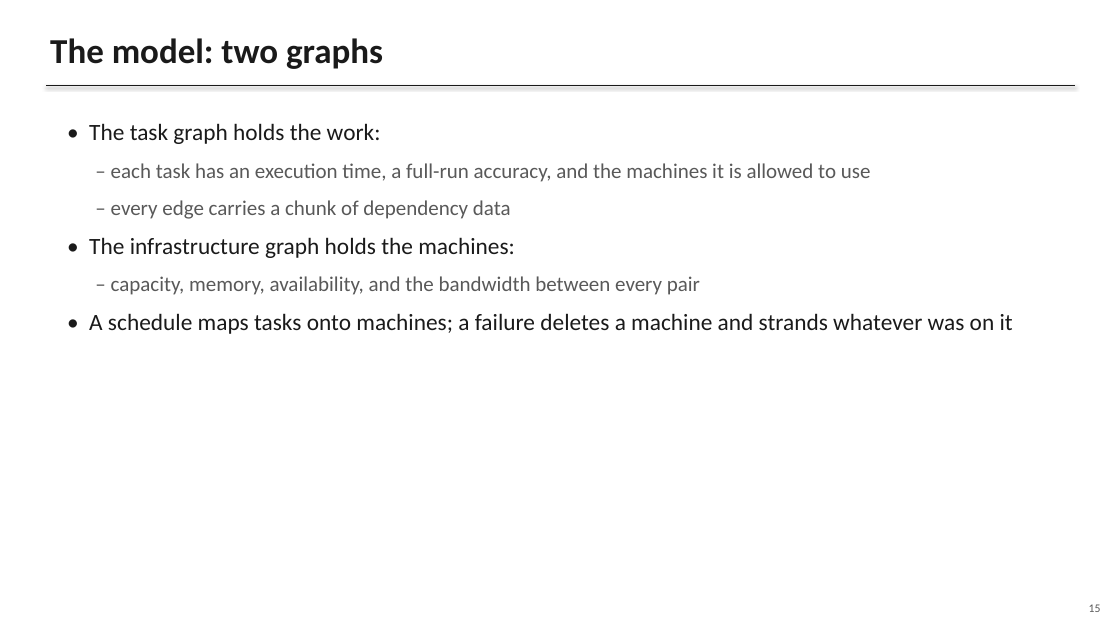
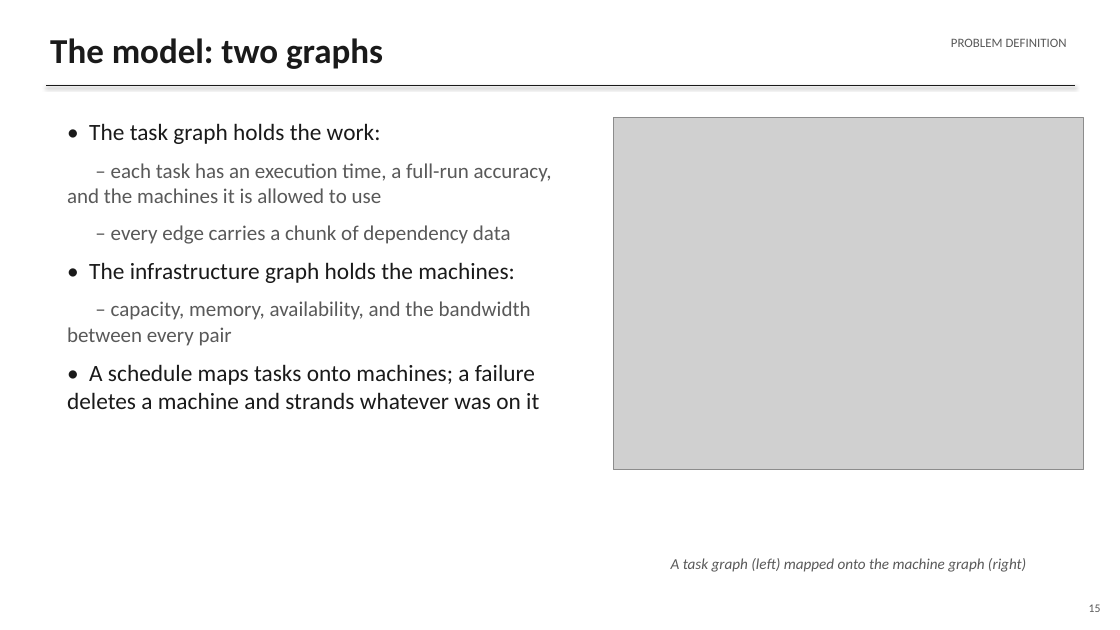
Before and after one commit to gayanigupta/data-aware-scheduling, a slide deck: slide 15 of slides/data-aware-scheduling.pptx. Drawn at 1120x630 pixels with LibreOffice and Linux fonts; fonts in the diff are those of the drawing; grey boxes stand for pictures. Boxes give left, top, right and bottom in pixels: in the first picture for what was removed or moved away, otherwise in the second. Text is boxed around its words. In the diff, an @@ line names an element or a change of style, - is before the commit and + after.

Commit message:
Restructure proposal deck to proposal-defense organization
- Numbered sections (1-7) with a running section tag on every
  slide so the structure is always visible
- New "Inputs and decisions" slide: a table stating which
  symbols are fixed inputs and which two are decided,
  mirroring the paper abstract
- Failure->repair flow diagram on the Paper 3 scenario slide
- Take-away lines on every experimental and key content slide
- Rewrote method-steps, hypotheses, risks, and conclusion
  slides into complete plain sentences

```diff
--- a/slides/data-aware-scheduling.pptx
+++ b/slides/data-aware-scheduling.pptx
@@ text added at (951,38,1067,47), 11 pt, text #595959 @@
+PROBLEM DEFINITION
@@ text "• The task graph holds ..." rewrapped from (89,123,1013,334) to (67,123,552,409) @@
@@ picture added at (613,118,1084,470) @@
@@ text added at (671,558,1026,572), 13 pt, text #595959, italic @@
+A task graph (left) mapped onto the machine graph (right)
```
Also in this commit, not shown: 45 other slides changed, 1 slide added, 1 other file.
